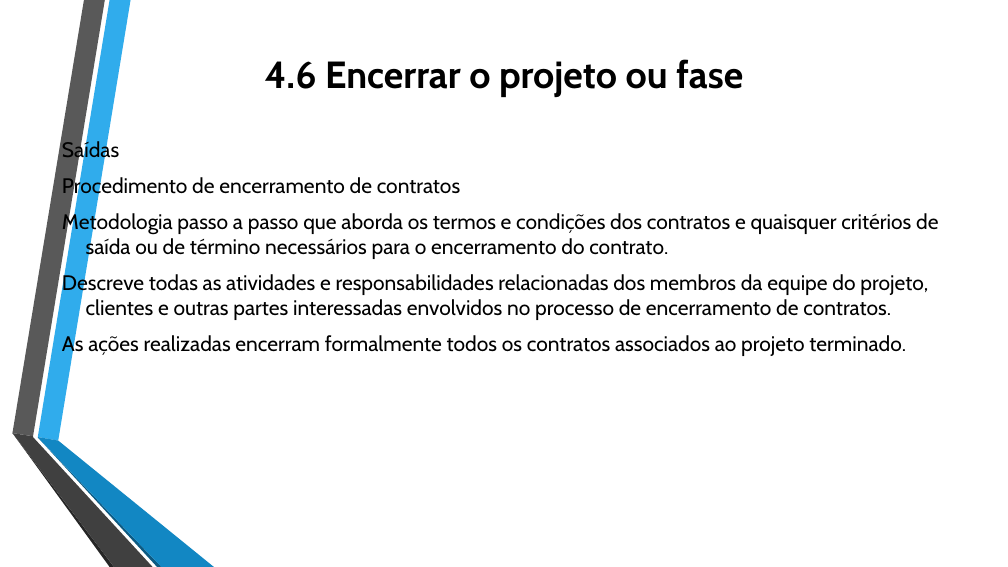
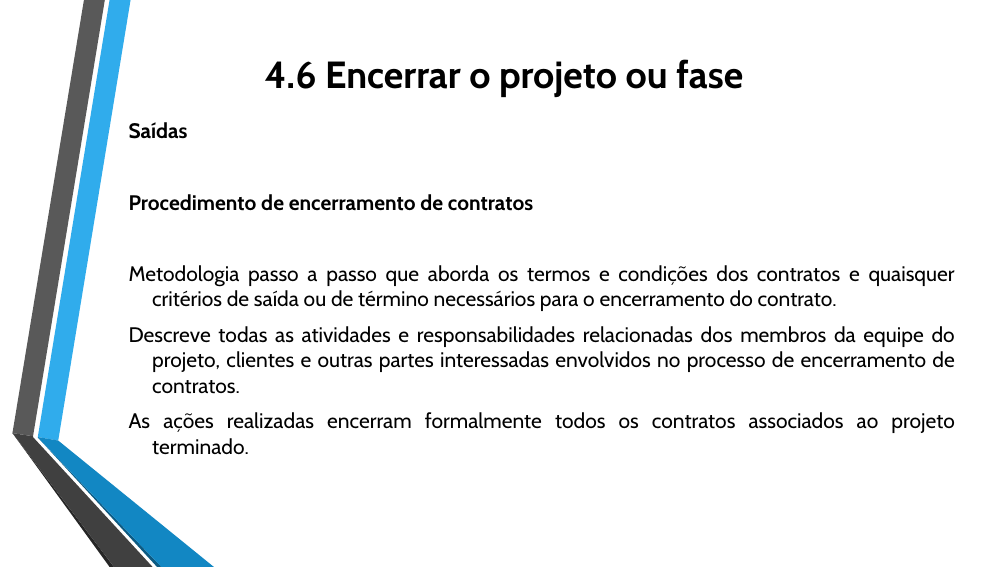
Before and after one commit to jharbes/ADMINISTRACAO-DE-REDES, a slide deck: slide 47 of RELATORIO PROVA P2/relatorio-pmbok-capitulo4-jharbes.pptx. Drawn at 1008x567 pixels with LibreOffice and Linux fonts; fonts in the diff are those of the drawing. Boxes give left, top, right and bottom in pixels: in the first picture for what was removed or moved away, otherwise in the second. Text is boxed around its words. In the diff, an @@ line names an element or a change of style, - is before the commit and + after.

```diff
--- a/RELATORIO PROVA P2/relatorio-pmbok-capitulo4-jharbes.pptx
+++ b/RELATORIO PROVA P2/relatorio-pmbok-capitulo4-jharbes.pptx
@@ text "Saídas": place and size @@
-text "Saídas" at box(62, 140, 938, 357)
+text "Saídas" at box(129, 122, 955, 455)
@@ text "Saídas" at box(129, 122, 955, 455): bold on in "Saídas", "Procedimento de encerramento de contratos"; alignment left to justified @@
```
Also in this commit, not shown: 7 other slides changed.
